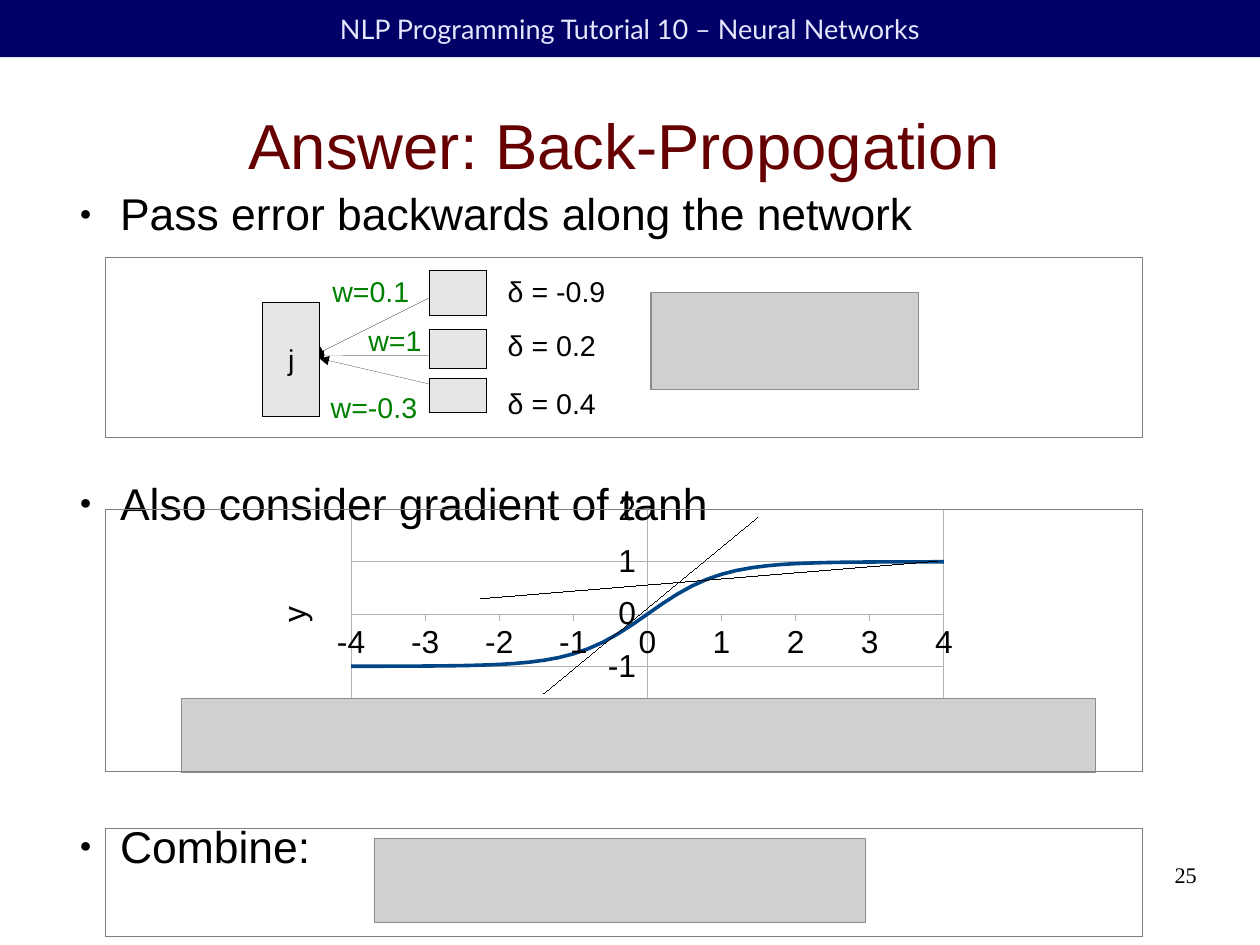
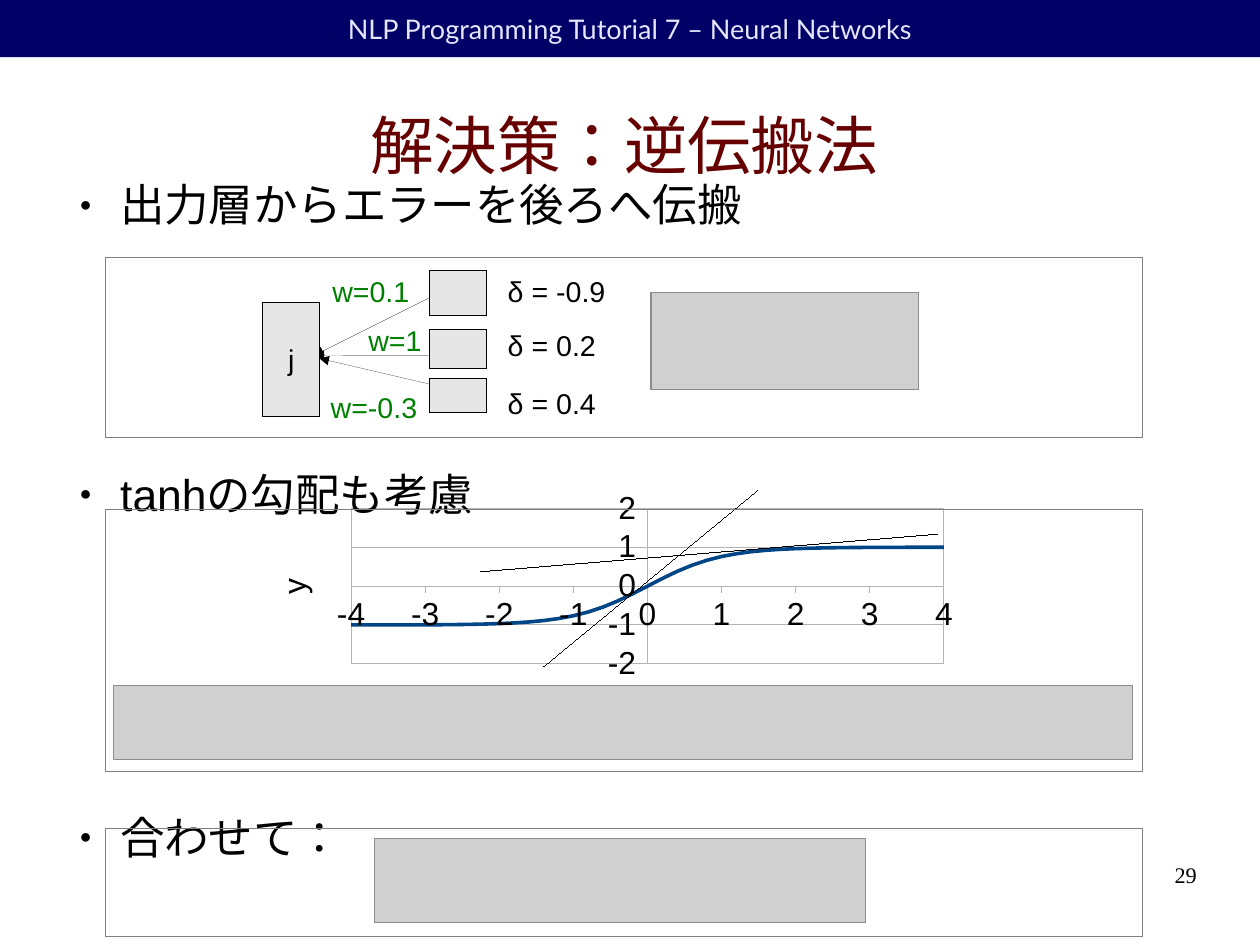
Before and after one commit to duffrind/nlppractice, a slide deck: slide 29 of download/07-nn/nlp-programming-en-07-nn.odp (slide 25 before the commit). Drawn at 1260x945 pixels with LibreOffice and Linux fonts; fonts in the diff are those of the drawing; grey boxes stand for pictures; background and template pictures are left out. Boxes give left, top, right and bottom in pixels: in the first picture for what was removed or moved away, otherwise in the second. Text is boxed around its words. In the diff, an @@ line names an element or a change of style, - is before the commit and + after.

```diff
--- a/download/07-nn/nlp-programming-en-07-nn.odp
+++ b/download/07-nn/nlp-programming-en-07-nn.odp
@@ text in rectangle at (348, 19, 912, 44): text changed @@
-NLP Programming Tutorial 10 – Neural Networks
+NLP Programming Tutorial 7 – Neural Networks
@@ title at (370, 115, 877, 184): text changed @@
-Answer: Back-Propogation
+解決策：逆伝搬法
@@ text removed at (120, 197, 912, 529) @@
-● Pass error backwards along the network
-● Also consider gradient of tanh
-● Combine:
@@ text added at (120, 183, 741, 858), 28 pt, text #000000 @@
+● 出力層からエラーを後ろへ伝搬
+● tanhの勾配も考慮
+● 合わせて：
@@ scatter lines chart: place and size @@
-scatter lines chart at (248, 487, 968, 742)
+scatter lines chart at (248, 487, 968, 686)
@@ line moved from (544, 694) - (758, 518) to (544, 667) - (758, 491) @@
@@ line moved from (480, 599) - (938, 561) to (480, 572) - (938, 534) @@
@@ picture: place and size @@
-picture at (182, 699, 1096, 773)
+picture at (114, 685, 1133, 759)
@@ page number at (1175, 868, 1197, 884): text changed @@
-25
+29
```
Also in this commit, not shown: 14 other slides changed, 26 slides added, 16 slides removed, 4 other files.
